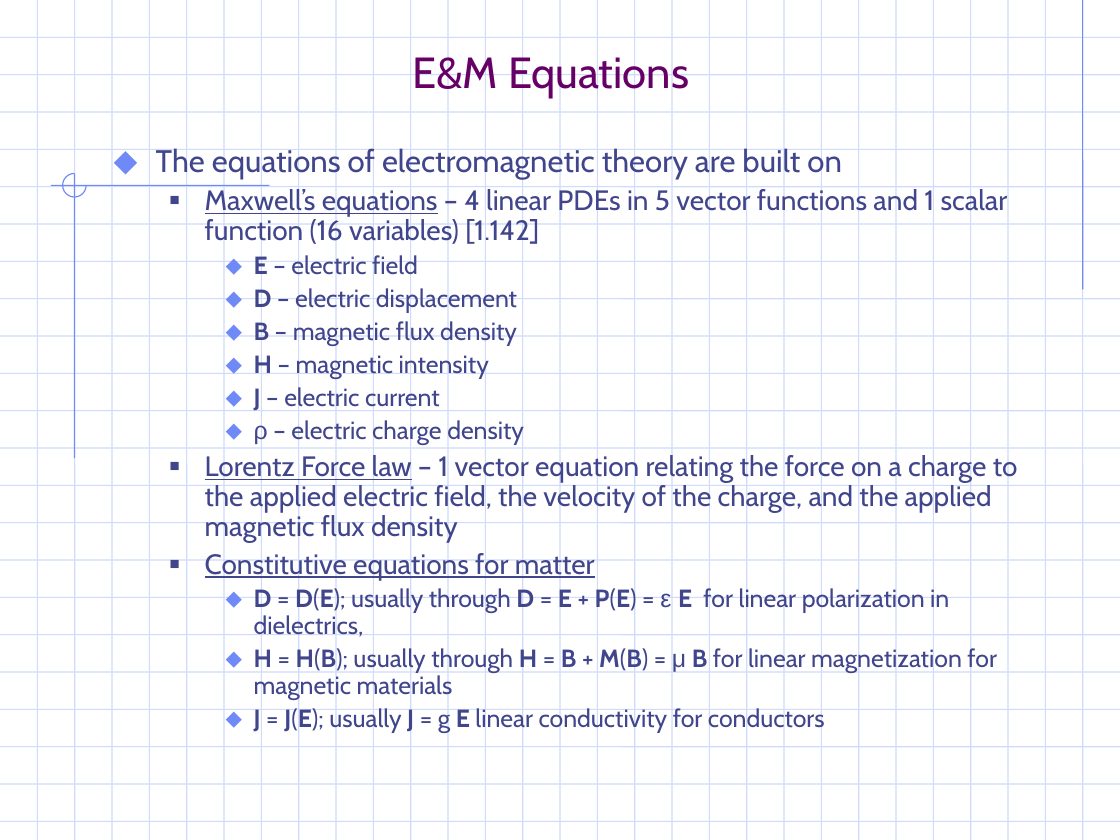
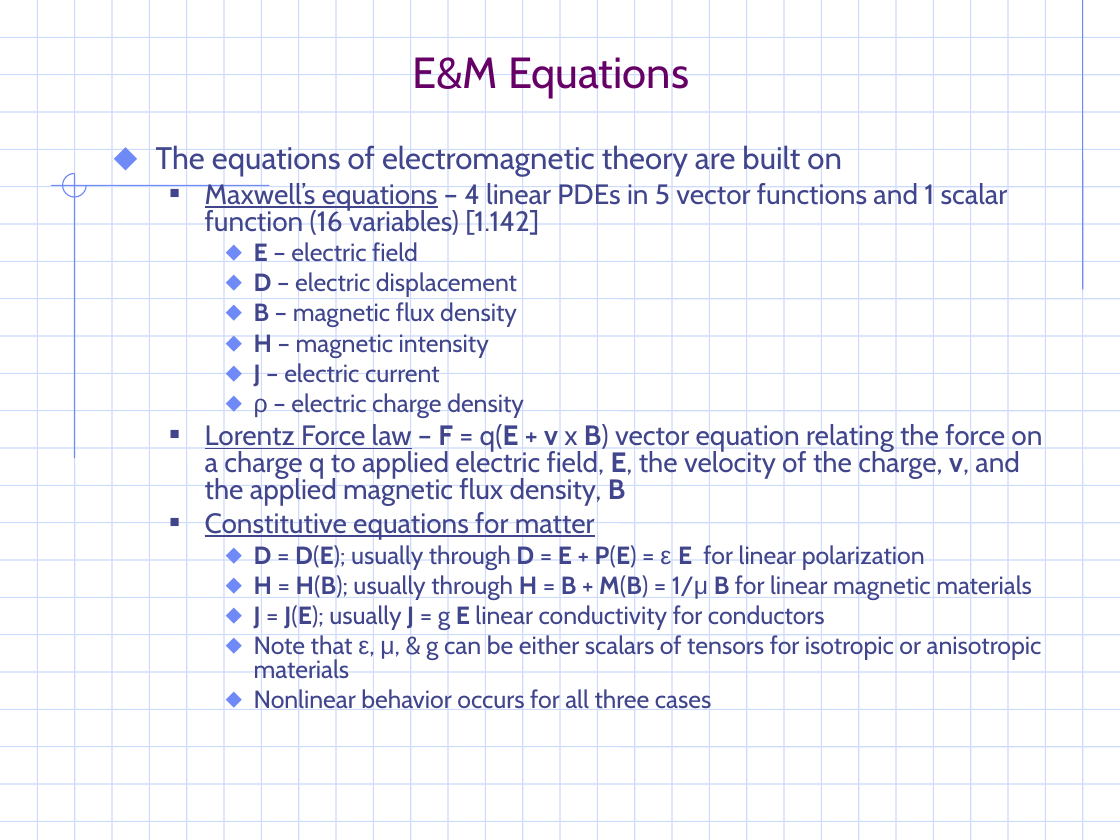
Before and after one commit to gravmath/Projects, a slide deck: slide 3 of PowerPoint/EM_notes.ppt. Drawn at 1120x840 pixels with LibreOffice and Linux fonts; fonts in the diff are those of the drawing; background and template pictures are left out. Boxes give left, top, right and bottom in pixels: in the first picture for what was removed or moved away, otherwise in the second. Text is boxed around its words. In the diff, an @@ line names an element or a change of style, - is before the commit and + after.

```diff
--- a/PowerPoint/EM_notes.ppt
+++ b/PowerPoint/EM_notes.ppt
@@ text at (x1=156, y1=143, x2=1008, y2=629): line spacing 0.9 to 0.8 @@
@@ text at (x1=205, y1=422, x2=1042, y2=505): text changed @@
-  ■ Lorentz Force law – 1 vector equation relating the force on a charge to the applied electric field, the velocity of the charge, and the applied magnetic flux density
+  ■ Lorentz Force law – F = q(E + v x B) vector equation relating the force on a charge q to applied electric field, E, the velocity of the charge, v, and the applied magnetic flux density, B
@@ text at (x1=254, y1=543, x2=1032, y2=599): text changed @@
-    ⬥ D = D(E); usually through D = E + P(E) = ε E for linear polarization in dielectrics,
-    ⬥ H = H(B); usually through H = B + M(B) = μ B for linear magnetization for magnetic materials
+    ⬥ D = D(E); usually through D = E + P(E) = ε E for linear polarization
+    ⬥ H = H(B); usually through H = B + M(B) = 1/μ B for linear magnetic materials
@@ text at (x1=254, y1=633, x2=1042, y2=713): paragraphs added @@
+    ⬥ Note that ε, μ, & g can be either scalars of tensors for isotropic or anisotropic materials
+    ⬥ Nonlinear behavior occurs for all three cases
```
Also in this commit, not shown: 7 other slides changed, 8 slides added, 11 other files.
